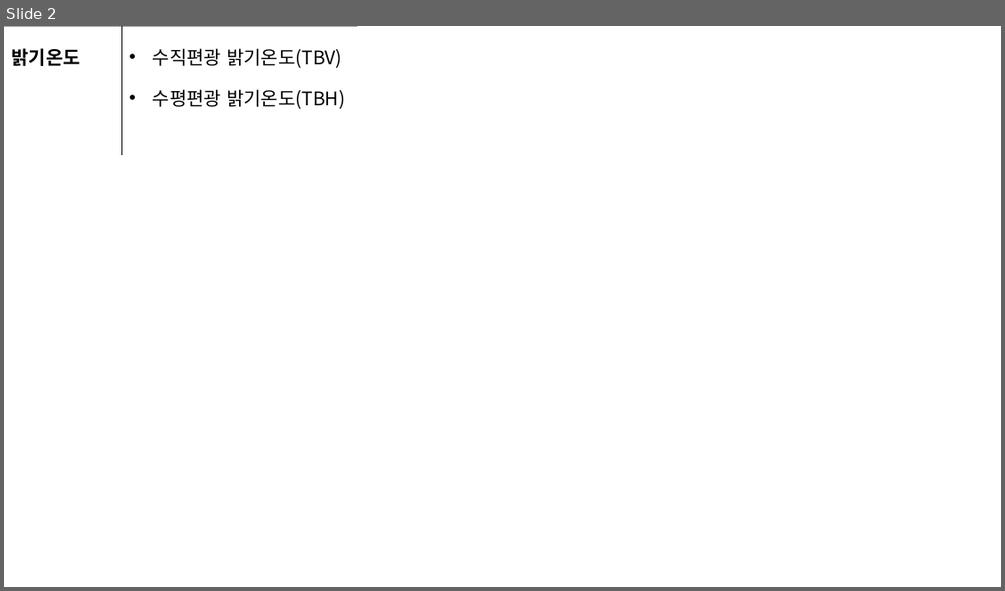
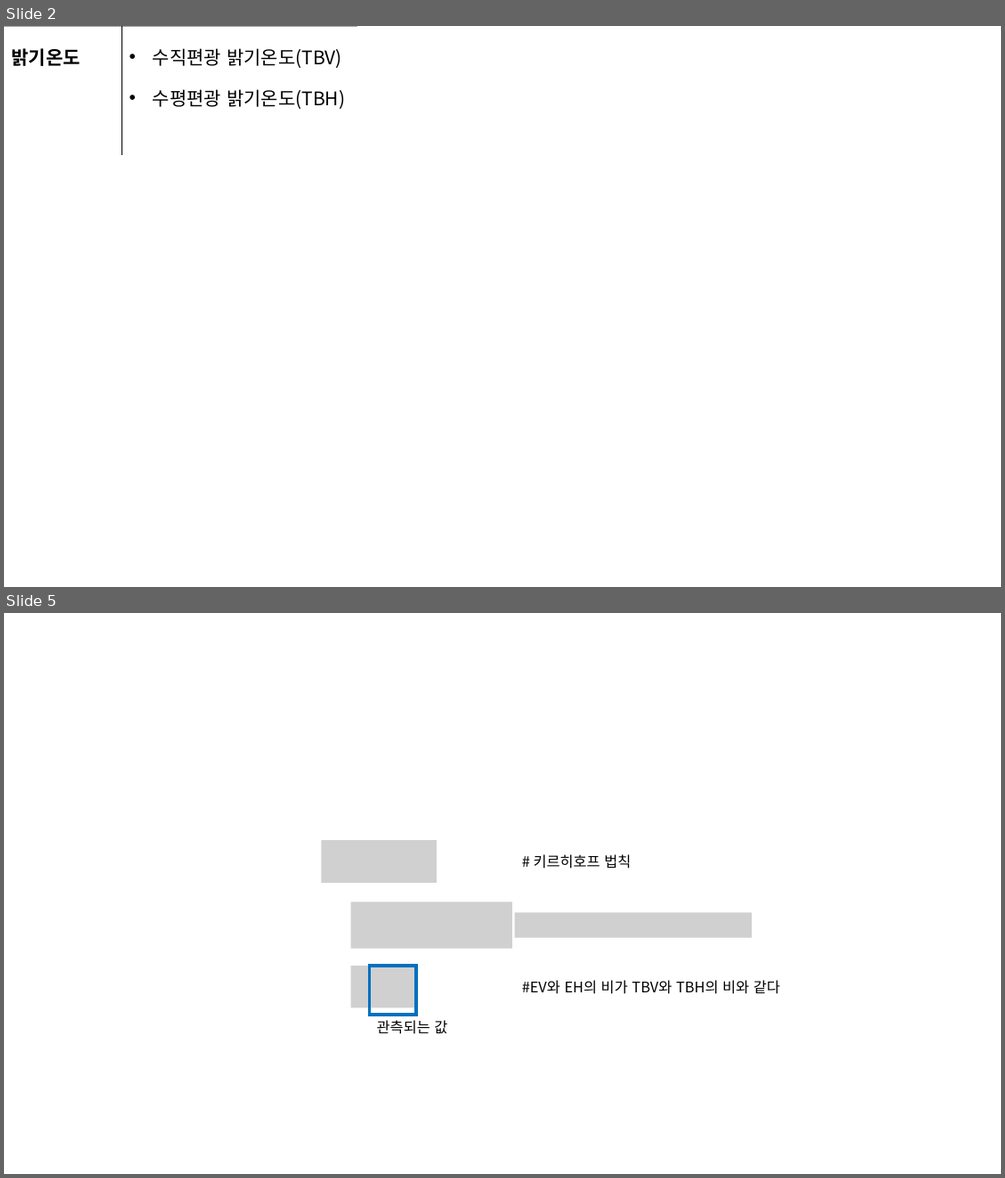
Before and after one commit to Kwan-Gu/python_lecture, a slide deck: 파이썬활용 워크샵(2020.08.26)/위성관측해빙/IMG/table.pptx. Shown one above the other, each under a label of ours: slide 2 before the commit, slides 2 and 5 after it; the slides between them are not shown. The pictures are 1005x591 and 1005x1178 pixels, drawn with LibreOffice and Linux fonts; fonts in the diff are those of the drawing; grey boxes stand for pictures. Boxes give left, top, right and bottom in pixels: in the first picture for what was removed or moved away, otherwise in the second. Text is boxed around its words. In the diff, an @@ line names an element or a change of style, - is before the commit and + after.

Commit message:
Update 위성관측해빙

```diff
--- a/파이썬활용 워크샵(2020.08.26)/위성관측해빙/IMG/table.pptx
+++ b/파이썬활용 워크샵(2020.08.26)/위성관측해빙/IMG/table.pptx
@@ slide 5 added at box(4, 613, 1001, 1174), background #FFFFFF @@
@@ group added at box(321, 840, 780, 1034): 4 pictures, 3 texts, 1 rectangle @@
+# 키르히호프 법칙
+#EV와 EH의 비가 TBV와 TBH의 비와 같다
+관측되는 값
```
Also in this commit, not shown: 1 slide changed, 2 other slides added, 20 other files.
